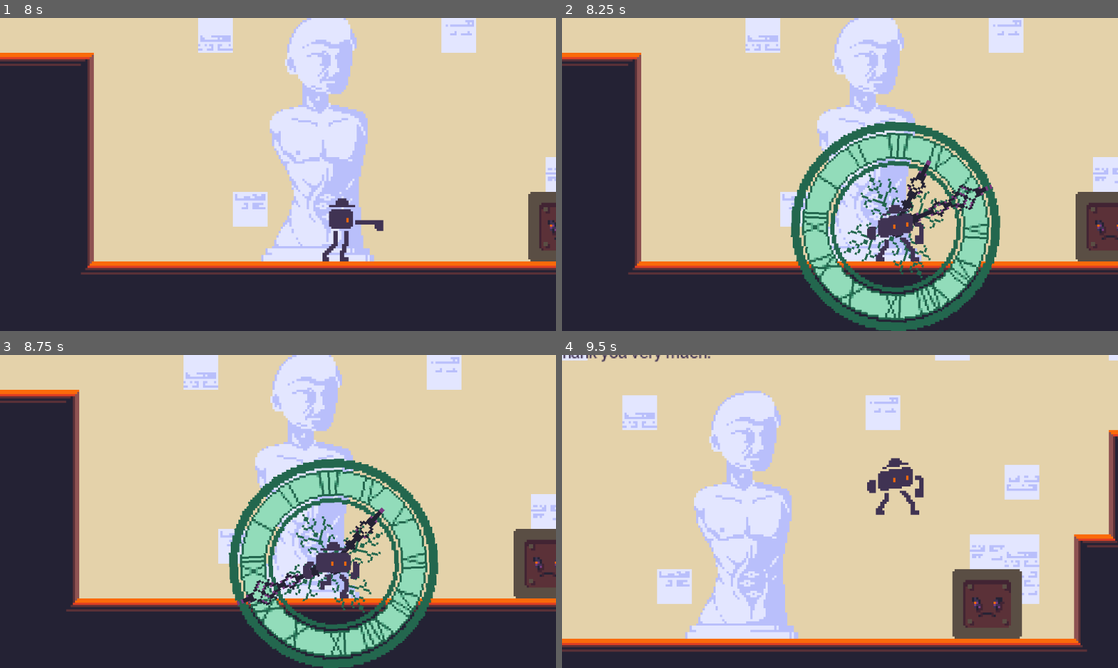
Above: before the commit, frames 1-4 (two rows, left to right).
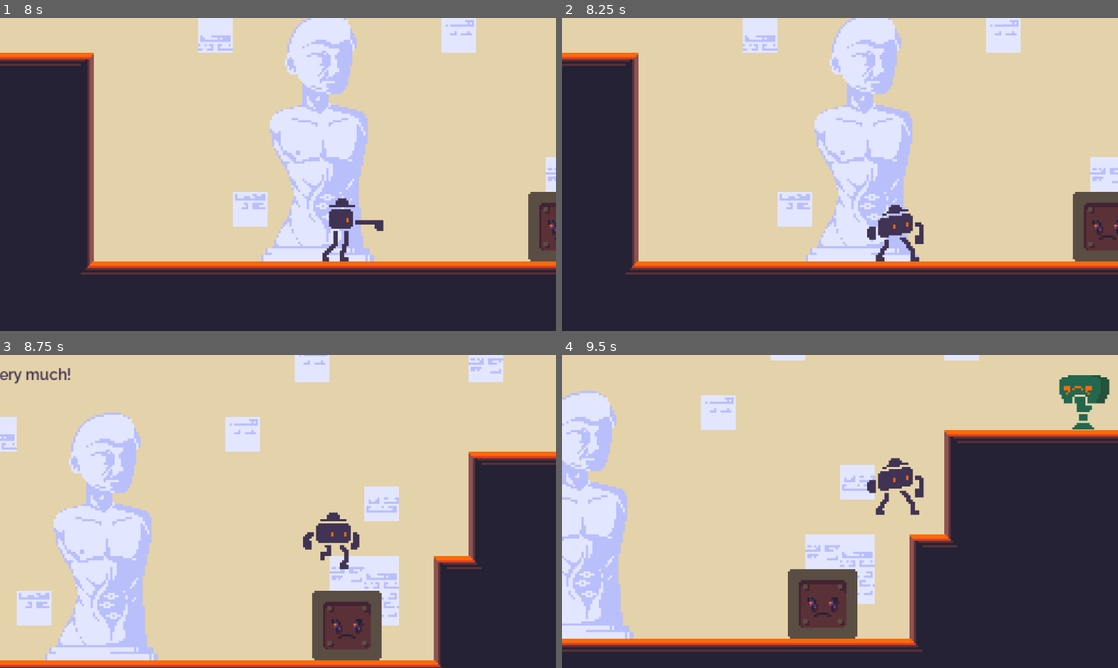
Above: after the commit, the same moments.

Repository: yokcos/omnigon
Game: Godot game, scene res://rooms/map/map.tscn
Two runs of this game, one before a commit and one after it. Both use one fixed random seed, a clock stepped at 60 frames per second and the inputs below. This scene is started directly instead of the project's main scene.
Inputs (mouse positions are in pixels of both pictures, inside the frame that each line leads up to):
- Up to frame 1 (8 s): tap Enter (ui_accept) at 0.5 s; move the mouse to (400, 158) at 0.52 s; hold Z (jump) 0.53-1.28 s; hold Right (move_right) 0.53-2.03 s; click (400, 158) at 0.67 s; move the mouse to (166, 190) at 1.27 s; click (166, 190) at 1.35 s; tap Z (jump) at 1.52, 1.55, 1.82, 2.3, 3.02, 3.05, 3.32, 3.77, 3.8, 4.07, 4.52, 4.55, 4.82, 6.02, 6.05, 6.32, 7.35, 7.52, 7.82 s; move the mouse to (333, 105) at 2.02 s; hold Left (move_left) 2.03-2.78 s; hold D (interact) 2.03-2.78 s; move the mouse to (250, 237) at 2.77 s; hold Right (move_right) 2.78-4.28 s; right-click (250, 237) at 2.85 s; click (250, 237) at 2.92 s; move the mouse to (444, 221) at 3.52 s; hold P (test) 3.53-4.28 s; move the mouse to (111, 127) at 4.27 s; hold Left (move_left) 4.28-5.03 s; tap X at 4.35 s; move the mouse to (305, 174) at 5.02 s; hold Right (move_right) 5.03-5.78 s; hold Z (jump) 5.03-5.78 s; tap C at 5.1 s; click (305, 174) at 5.17 s; move the mouse to (194, 96) at 5.77 s; hold Left (move_left) 5.78-7.28 s; tap V at 5.85 s; move the mouse to (400, 158) at 6.52 s; hold Z (jump) 6.53-7.28 s; tap F at 6.6 s; move the mouse to (166, 190) at 7.27 s; hold Right (move_right) from 7.28 s (still down); click (166, 190) at 7.42 s
- Up to frame 2 (8.25 s): keep holding Right (move_right); move the mouse to (895, 105) at 8.02 s; press the mouse at (895, 105) at 8.03 s
- Up to frame 3 (8.75 s): keep holding Right (move_right); tap Z (jump) at 8.3 s
- Up to frame 4 (9.5 s): keep holding Right (move_right); move the mouse to (812, 574) at 8.77 s; release the mouse at (812, 574) at 8.78 s; tap D (interact) at 8.85 s; tap Z (jump) at 9.02, 9.05, 9.32 s

Frame 1 is identical in both runs. In frame 2, 17% of the frame differs, in the area x 11-100%, y 0-100%; in frame 3, 62%, in the area x 0-100%, y 0-100%; in frame 4, 48%.
Error in both runs: Invalid call. Nonexistent function 'connect' in base 'Nil'. (res://entities/cam.gd:8)

Commit message:
added Alarm Crook and one attack thereof

Diff:
--- /dev/null
+++ b/entities/enemies/alarmcrook.gd
@@ -0,0 +1,18 @@
+extends Enemy
+
+
+var target: Being = null
+
+
+func _process(delta: float) -> void:
+	if !is_instance_valid(target):
+		target = Game.get_player()
+		if is_instance_valid(target):
+			$fsm/idle.target = target
+
+func _on_entity_detector_activated() -> void:
+	$fsm/idle.set_state("attacc")
+
+
+func _on_attacc_activated() -> void:
+	$flippable/hurtbox.pulse()
--- /dev/null
+++ b/entities/enemies/alarmcrook.tscn
@@ -0,0 +1,262 @@
+[gd_scene load_steps=21 format=2]
+
+[ext_resource path="res://entities/enemies/alarmcrook.gd" type="Script" id=1]
+[ext_resource path="res://entities/enemies/alarmcrook.png" type="Texture" id=2]
+[ext_resource path="res://fsm/fsm.gd" type="Script" id=3]
+[ext_resource path="res://fsm/states/approach_target.gd" type="Script" id=4]
+[ext_resource path="res://pieces/hurtbox.tscn" type="PackedScene" id=5]
+[ext_resource path="res://fsm/states/charge.gd" type="Script" id=6]
+[ext_resource path="res://pieces/entity_detector.tscn" type="PackedScene" id=7]
+
+[sub_resource type="RectangleShape2D" id=1]
+extents = Vector2( 8, 14.5 )
+
+[sub_resource type="RectangleShape2D" id=13]
+extents = Vector2( 24, 24 )
+
+[sub_resource type="Animation" id=2]
+length = 0.001
+tracks/0/type = "value"
+tracks/0/path = NodePath("flippable/sprite:frame")
+tracks/0/interp = 1
+tracks/0/loop_wrap = true
+tracks/0/imported = false
+tracks/0/enabled = true
+tracks/0/keys = {
+"times": PoolRealArray( 0 ),
+"transitions": PoolRealArray( 1 ),
+"update": 0,
+"values": [ 0 ]
+}
+
+[sub_resource type="Animation" id=3]
+resource_name = "charge"
+length = 0.4
+loop = true
+tracks/0/type = "value"
+tracks/0/path = NodePath("flippable/sprite:frame")
+tracks/0/interp = 1
+tracks/0/loop_wrap = true
+tracks/0/imported = false
+tracks/0/enabled = true
+tracks/0/keys = {
+"times": PoolRealArray( 0, 0.1, 0.2, 0.3 ),
+"transitions": PoolRealArray( 1, 1, 1, 1 ),
+"update": 1,
+"values": [ 28, 29, 30, 31 ]
+}
+
+[sub_resource type="Animation" id=4]
+resource_name = "dazed"
+length = 0.8
+loop = true
+tracks/0/type = "value"
+tracks/0/path = NodePath("flippable/sprite:frame")
+tracks/0/interp = 1
+tracks/0/loop_wrap = true
+tracks/0/imported = false
+tracks/0/enabled = true
+tracks/0/keys = {
+"times": PoolRealArray( 0, 0.1, 0.2, 0.3, 0.4, 0.5, 0.6, 0.7 ),
+"transitions": PoolRealArray( 1, 1, 1, 1, 1, 1, 1, 1 ),
+"update": 1,
+"values": [ 32, 33, 34, 35, 36, 37, 38, 39 ]
+}
+
+[sub_resource type="Animation" id=5]
+resource_name = "idle"
+length = 0.4
+loop = true
+tracks/0/type = "value"
+tracks/0/path = NodePath("flippable/sprite:frame")
+tracks/0/interp = 1
+tracks/0/loop_wrap = true
+tracks/0/imported = false
+tracks/0/enabled = true
+tracks/0/keys = {
+"times": PoolRealArray( 0, 0.1, 0.2, 0.3 ),
+"transitions": PoolRealArray( 1, 1, 1, 1 ),
+"update": 1,
+"values": [ 0, 1, 2, 3 ]
+}
+
+[sub_resource type="Animation" id=6]
+resource_name = "jump"
+length = 0.4
+loop = true
+tracks/0/type = "value"
+tracks/0/path = NodePath("flippable/sprite:frame")
+tracks/0/interp = 1
+tracks/0/loop_wrap = true
+tracks/0/imported = false
+tracks/0/enabled = true
+tracks/0/keys = {
+"times": PoolRealArray( 0, 0.1, 0.2, 0.3 ),
+"transitions": PoolRealArray( 1, 1, 1, 1 ),
+"update": 1,
+"values": [ 40, 41, 42, 43 ]
+}
+
+[sub_resource type="Animation" id=7]
+resource_name = "post_attacc"
+length = 0.7
+tracks/0/type = "value"
+tracks/0/path = NodePath("flippable/sprite:frame")
+tracks/0/interp = 1
+tracks/0/loop_wrap = true
+tracks/0/imported = false
+tracks/0/enabled = true
+tracks/0/keys = {
+"times": PoolRealArray( 0, 0.1, 0.2, 0.3, 0.4, 0.5, 0.6 ),
+"transitions": PoolRealArray( 1, 1, 1, 1, 1, 1, 1 ),
+"update": 1,
+"values": [ 49, 50, 51, 52, 53, 54, 55 ]
+}
+
+[sub_resource type="Animation" id=8]
+resource_name = "post_ring"
+length = 0.6
+tracks/0/type = "value"
+tracks/0/path = NodePath("flippable/sprite:frame")
+tracks/0/interp = 1
+tracks/0/loop_wrap = true
+tracks/0/imported = false
+tracks/0/enabled = true
+tracks/0/keys = {
+"times": PoolRealArray( 0, 0.1, 0.2, 0.3, 0.4, 0.5 ),
+"transitions": PoolRealArray( 1, 1, 1, 1, 1, 1 ),
+"update": 1,
+"values": [ 22, 23, 24, 25, 26, 27 ]
+}
+
+[sub_resource type="Animation" id=9]
+resource_name = "pre_attacc"
+tracks/0/type = "value"
+tracks/0/path = NodePath("flippable/sprite:frame")
+tracks/0/interp = 1
+tracks/0/loop_wrap = true
+tracks/0/imported = false
+tracks/0/enabled = true
+tracks/0/keys = {
+"times": PoolRealArray( 0, 0.2, 0.4, 0.5, 0.9 ),
+"transitions": PoolRealArray( 1, 1, 1, 1, 1 ),
+"update": 1,
+"values": [ 44, 45, 46, 47, 48 ]
+}
+
+[sub_resource type="Animation" id=10]
+resource_name = "pre_ring"
+length = 0.8
+tracks/0/type = "value"
+tracks/0/path = NodePath("flippable/sprite:frame")
+tracks/0/interp = 1
+tracks/0/loop_wrap = true
+tracks/0/imported = false
+tracks/0/enabled = true
+tracks/0/keys = {
+"times": PoolRealArray( 0, 0.1, 0.2, 0.3, 0.4, 0.5, 0.6, 0.7 ),
+"transitions": PoolRealArray( 1, 1, 1, 1, 1, 1, 1, 1 ),
+"update": 1,
+"values": [ 12, 13, 14, 15, 16, 17, 18, 19 ]
+}
+
+[sub_resource type="Animation" id=11]
+resource_name = "ring"
+length = 0.1
+loop = true
+step = 0.05
+tracks/0/type = "value"
+tracks/0/path = NodePath("flippable/sprite:frame")
+tracks/0/interp = 1
+tracks/0/loop_wrap = true
+tracks/0/imported = false
+tracks/0/enabled = true
+tracks/0/keys = {
+"times": PoolRealArray( 0, 0.05 ),
+"transitions": PoolRealArray( 1, 1 ),
+"update": 1,
+"values": [ 20, 21 ]
+}
+
+[sub_resource type="Animation" id=12]
+resource_name = "walk"
+length = 0.8
+loop = true
+tracks/0/type = "value"
+tracks/0/path = NodePath("flippable/sprite:frame")
+tracks/0/interp = 1
+tracks/0/loop_wrap = true
+tracks/0/imported = false
+tracks/0/enabled = true
+tracks/0/keys = {
+"times": PoolRealArray( 0, 0.1, 0.2, 0.3, 0.4, 0.5, 0.6, 0.7 ),
+"transitions": PoolRealArray( 1, 1, 1, 1, 1, 1, 1, 1 ),
+"update": 1,
+"values": [ 4, 5, 6, 7, 8, 9, 10, 11 ]
+}
+
+[node name="alarmcrook" type="KinematicBody2D"]
+script = ExtResource( 1 )
+flip_path = NodePath("flippable")
+acceleration = 1500.0
+speed = 150.0
+max_hp = 20.0
+
+[node name="hitbox" type="CollisionShape2D" parent="."]
+position = Vector2( 0, 1.5 )
+shape = SubResource( 1 )
+
+[node name="flippable" type="Node2D" parent="."]
+
+[node name="sprite" type="Sprite" parent="flippable"]
+texture = ExtResource( 2 )
+offset = Vector2( 0, -32 )
+hframes = 8
+vframes = 7
+
+[node name="hurtbox" parent="flippable" instance=ExtResource( 5 )]
+knockback = Vector2( 500, -400 )
+
+[node name="hitbox" type="CollisionPolygon2D" parent="flippable/hurtbox"]
+visible = false
+polygon = PoolVector2Array( -48, -40, -24, -56, 0, -61, 32, -56, 56, -32, 64, 0, 56, 8, 16, 8 )
+
+[node name="entity_detector" parent="flippable" instance=ExtResource( 7 )]
+position = Vector2( 32, -16 )
+
+[node name="hitbox" type="CollisionShape2D" parent="flippable/entity_detector"]
+visible = false
+shape = SubResource( 13 )
+
+[node name="animator" type="AnimationPlayer" parent="."]
+autoplay = "idle"
+anims/RESET = SubResource( 2 )
+anims/charge = SubResource( 3 )
+anims/dazed = SubResource( 4 )
+anims/idle = SubResource( 5 )
+anims/jump = SubResource( 6 )
+anims/post_attacc = SubResource( 7 )
+anims/post_ring = SubResource( 8 )
+anims/pre_attacc = SubResource( 9 )
+anims/pre_ring = SubResource( 10 )
+anims/ring = SubResource( 11 )
+anims/walk = SubResource( 12 )
+
+[node name="fsm" type="Node" parent="."]
+script = ExtResource( 3 )
+animator_path = NodePath("../animator")
+
+[node name="idle" type="Node" parent="fsm"]
+script = ExtResource( 4 )
+idle_animation = "idle"
+walk_animation = "walk"
+pause_duration = 0.6
+
+[node name="attacc" type="Node" parent="fsm"]
+script = ExtResource( 6 )
+animation = "pre_attacc"
+auto_proceed = "idle"
+recover_animation = "post_attacc"
+
+[connection signal="activated" from="flippable/entity_detector" to="." method="_on_entity_detector_activated"]
+[connection signal="activated" from="fsm/attacc" to="." method="_on_attacc_activated"]
--- a/entities/enemies/grandchilddrook.tscn
+++ b/entities/enemies/grandchilddrook.tscn
@@ -81,7 +81,7 @@
 [node name="grandchildcrook" type="KinematicBody2D"]
 script = ExtResource( 3 )
 flip_path = NodePath("flippable")
-max_hp = 1.0
+max_hp = 2.0
 saving_enabled = false
 
 [node name="hitbox" type="CollisionShape2D" parent="."]
--- a/entities/enemies/grandfathercrook.tscn
+++ b/entities/enemies/grandfathercrook.tscn
@@ -249,7 +249,7 @@
 script = ExtResource( 3 )
 flip_path = NodePath("flippable")
 title = "Grandfather Crook"
-max_hp = 30.0
+max_hp = 20.0
 
 [node name="hitbox" type="CollisionShape2D" parent="."]
 position = Vector2( 0, -14 )
--- /dev/null
+++ b/fx/zapfront.gd
@@ -0,0 +1,6 @@
+extends Node2D
+
+
+func _ready() -> void:
+	if randf() < 0.5:
+		$visual.scale.y = -1
--- /dev/null
+++ b/fx/zapfront.tscn
@@ -0,0 +1,17 @@
+[gd_scene load_steps=4 format=2]
+
+[ext_resource path="res://fx/zapfront.png" type="Texture" id=1]
+[ext_resource path="res://pieces/auto_sprite.gd" type="Script" id=2]
+[ext_resource path="res://fx/zapfront.gd" type="Script" id=3]
+
+[node name="zapfront" type="Node2D"]
+script = ExtResource( 3 )
+
+[node name="visual" type="Node2D" parent="."]
+
+[node name="sprite" type="Sprite" parent="visual"]
+position = Vector2( 45, 1.90735e-06 )
+rotation = -2.35619
+texture = ExtResource( 1 )
+hframes = 8
+script = ExtResource( 2 )
--- a/rooms/warning.tscn
+++ b/rooms/warning.tscn
@@ -6,7 +6,7 @@
 [ext_resource path="res://props/anguish.png" type="Texture" id=4]
 [ext_resource path="res://props/statue0001.png" type="Texture" id=5]
 [ext_resource path="res://ui/map/images/warning.png" type="Texture" id=6]
-[ext_resource path="res://entities/enemies/grandfathercrook.tscn" type="PackedScene" id=7]
+[ext_resource path="res://entities/enemies/alarmcrook.tscn" type="PackedScene" id=7]
 
 [node name="warning" type="Node2D"]
 script = ExtResource( 1 )
@@ -46,5 +46,5 @@
 Your only objective shall be to not die."
 egress = "Holy shit"
 
-[node name="grandfathercrook" parent="." instance=ExtResource( 7 )]
-position = Vector2( 296, 208 )
+[node name="alarmcrook" parent="." instance=ExtResource( 7 )]
+position = Vector2( 272, 208 )
Binary file added: entities/enemies/alarmcrook.png
Not shown, added: entities/enemies/alarmcrook.png.import
Binary file added: fx/zapfront.png
Not shown, added: fx/zapfront.png.import
